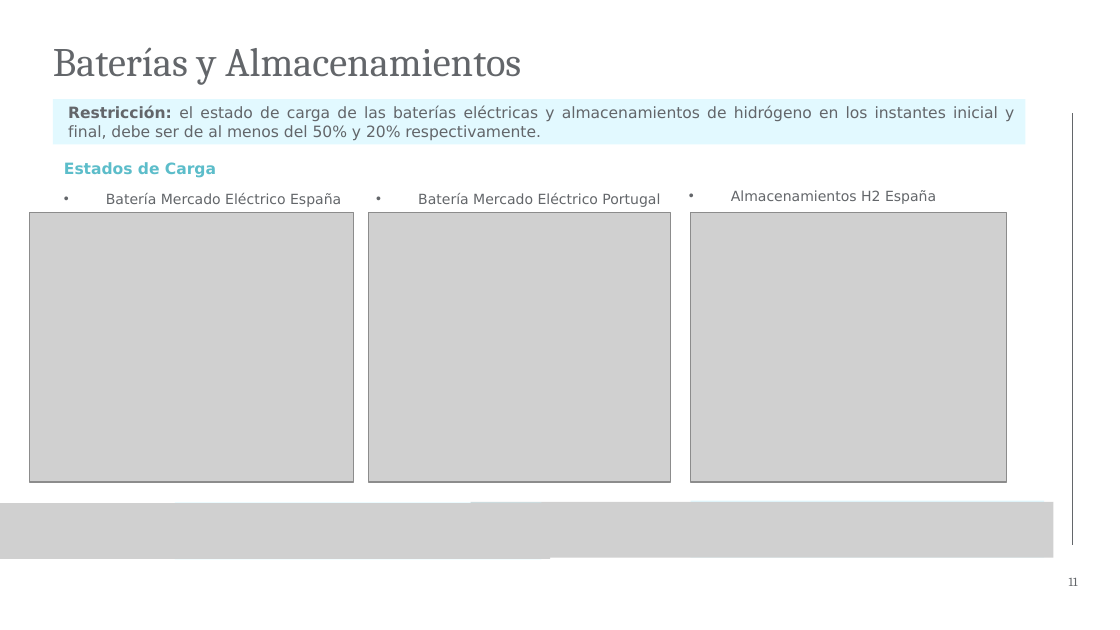
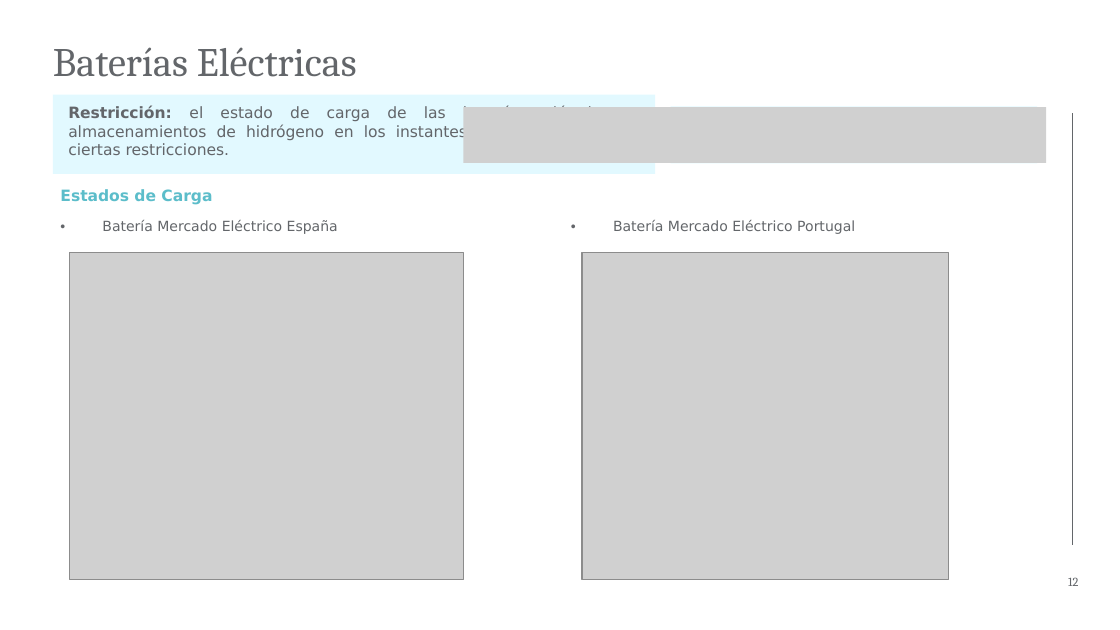
Before and after one commit to anabatres28-png/Dispatching-Project-in-PypSA, a slide deck: slide 12 of hojas_de_datos/presentación.pptx (slide 11 before the commit). Drawn at 1120x630 pixels with LibreOffice and Linux fonts; fonts in the diff are those of the drawing; grey boxes stand for pictures; background and template pictures are left out. Boxes give left, top, right and bottom in pixels: in the first picture for what was removed or moved away, otherwise in the second. Text is boxed around its words. In the diff, an @@ line names an element or a change of style, - is before the commit and + after.

```diff
--- a/hojas_de_datos/presentación.pptx
+++ b/hojas_de_datos/presentación.pptx
@@ text at (53, 47, 357, 77): text changed @@
-Baterías y Almacenamientos
+Baterías Eléctricas
@@ rectangle: place and size @@
-rectangle at (53, 99, 1025, 143)
+rectangle at (53, 95, 655, 175)
@@ text at (68, 105, 618, 155): text changed @@
-Restricción: el estado de carga de las baterías eléctricas y almacenamientos de hidrógeno en los instantes inicial y final, debe ser de al menos del 50% y 20% respectivamente.
+Restricción: el estado de carga de las baterías eléctricas y almacenamientos de hidrógeno en los instantes inicial y final tienen ciertas restricciones.
@@ picture added at (464, 108, 1046, 164) @@
@@ rectangle: place and size @@
-rectangle at (175, 503, 541, 560)
+rectangle at (671, 106, 1037, 164)
@@ text "Estados de Carga": place and size @@
-text "Estados de Carga" at (64, 162, 216, 178)
+text "Estados de Carga" at (60, 189, 212, 205)
@@ text removed at (731, 190, 936, 204) @@
-• Almacenamientos H2 España
@@ text "Batería Mercado Eléctrico España": place and size @@
-text "Batería Mercado Eléctrico España" at (106, 193, 341, 207)
+text "Batería Mercado Eléctrico España" at (102, 220, 338, 234)
@@ text "Batería Mercado Eléctrico Portugal": place and size @@
-text "Batería Mercado Eléctrico Portugal" at (418, 193, 660, 207)
+text "Batería Mercado Eléctrico Portugal" at (613, 220, 855, 234)
@@ picture removed at (691, 213, 1007, 483) @@
@@ picture: place and size @@
-picture at (29, 213, 354, 483)
+picture at (69, 252, 463, 579)
@@ picture: place and size @@
-picture at (368, 213, 671, 483)
+picture at (582, 252, 949, 579)
@@ picture removed at (0, 503, 550, 559) @@
@@ picture removed at (470, 502, 1053, 558) @@
@@ rectangle removed at (691, 501, 1045, 558) @@
@@ page number at (1068, 577, 1078, 586): text changed @@
-11
+12
```
Also in this commit, not shown: 11 other slides changed, 49 slides added, 47 slides removed, 22 other files.
